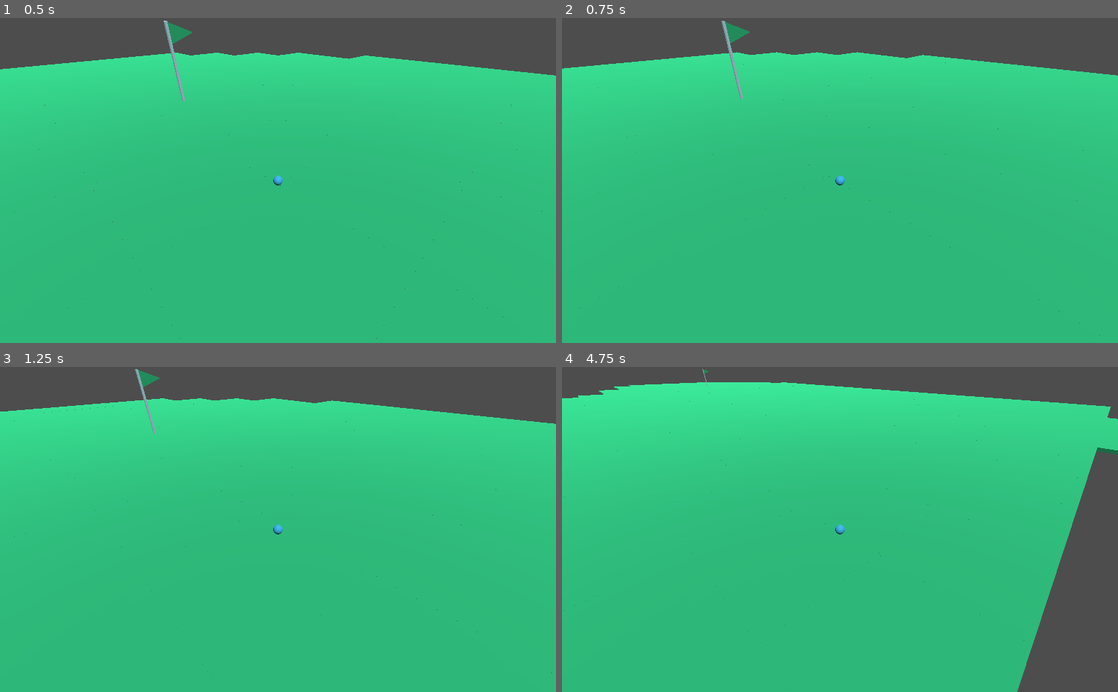
Above: before the commit, frames 1-4 (two rows, left to right).
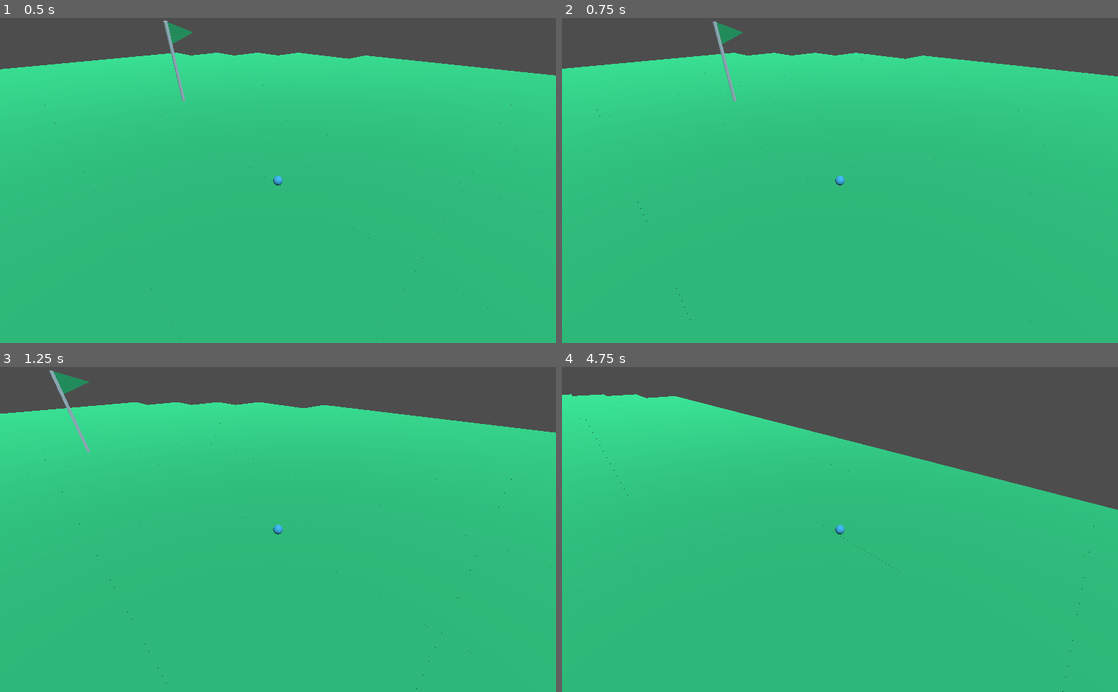
Above: after the commit, the same moments.

Repository: hdb-gamedev/group-beta
Game: Godot game, scene res://Level_1.tscn
Same seed, same stepped clock (60 frames per second), same inputs: the game is played once before the commit and once after it.
Inputs (mouse positions are in pixels of both pictures, inside the frame that each line leads up to):
- Up to frame 1 (0.5 s): no input
- Up to frame 2 (0.75 s): move the mouse to (962, 164) at 0.52 s; click (962, 164) at 0.6 s
- Up to frame 3 (1.25 s): no input
- Up to frame 4 (4.75 s): move the mouse to (728, 545) at 1.27 s; click (728, 545) at 1.35 s; move the mouse to (895, 458) at 2.02 s; click (895, 458) at 2.1 s; move the mouse to (812, 594) at 2.77 s; click (812, 594) at 2.85 s; move the mouse to (1006, 578) at 3.52 s; click (1006, 578) at 3.6 s; move the mouse to (673, 480) at 4.27 s; click (673, 480) at 4.35 s

Frame 1 is identical in both runs. In frame 2, 0.6% of the frame differs, in the area x 0-100%, y 0-98%; in frame 3, 2.1%; in frame 4, 22%, in the area x 0-100%, y 0-100%.

Commit message:
This is how it was before

Diff:
--- a/project/Level_1.tscn
+++ b/project/Level_1.tscn
@@ -1,12 +1,9 @@
-[gd_scene load_steps=6 format=2]
+[gd_scene load_steps=5 format=2]
 
 [ext_resource path="res://MeshLibrary.tres" type="MeshLibrary" id=1]
 [ext_resource path="res://blue_ball.tscn" type="PackedScene" id=2]
 [ext_resource path="res://CameraSwitch.tscn" type="PackedScene" id=3]
 [ext_resource path="res://Ball Follow.gd" type="Script" id=4]
-
-[sub_resource type="BoxShape" id=1]
-extents = Vector3( 30, 0.1, 30 )
 
 [node name="Spatial" type="Spatial"]
 
@@ -53,10 +50,3 @@
 [node name="Control" parent="CanvasLayer" instance=ExtResource( 3 )]
 visible = false
 mouse_filter = 2
-
-[node name="Area" type="Area" parent="."]
-
-[node name="CollisionShape" type="CollisionShape" parent="Area"]
-shape = SubResource( 1 )
-
-[connection signal="input_event" from="Area" to="BlueBall" method="_on_Area_input_event"]
--- a/project/blue_ball.tscn
+++ b/project/blue_ball.tscn
@@ -1,10 +1,13 @@
-[gd_scene load_steps=4 format=2]
+[gd_scene load_steps=5 format=2]
 
 [ext_resource path="res://assets-obj/ball_blue.obj" type="ArrayMesh" id=1]
 [ext_resource path="res://Rigidball.gd" type="Script" id=3]
 
 [sub_resource type="SphereShape" id=1]
 radius = 0.035913
+
+[sub_resource type="BoxShape" id=2]
+extents = Vector3( 30, 0.1, 30 )
 
 [node name="RigidBody" type="RigidBody"]
 script = ExtResource( 3 )
@@ -15,3 +18,10 @@
 [node name="BlueBall" type="MeshInstance" parent="."]
 mesh = ExtResource( 1 )
 material/0 = null
+
+[node name="Area" type="Area" parent="."]
+
+[node name="CollisionShape" type="CollisionShape" parent="Area"]
+shape = SubResource( 2 )
+
+[connection signal="input_event" from="Area" to="." method="_on_Area_input_event"]
